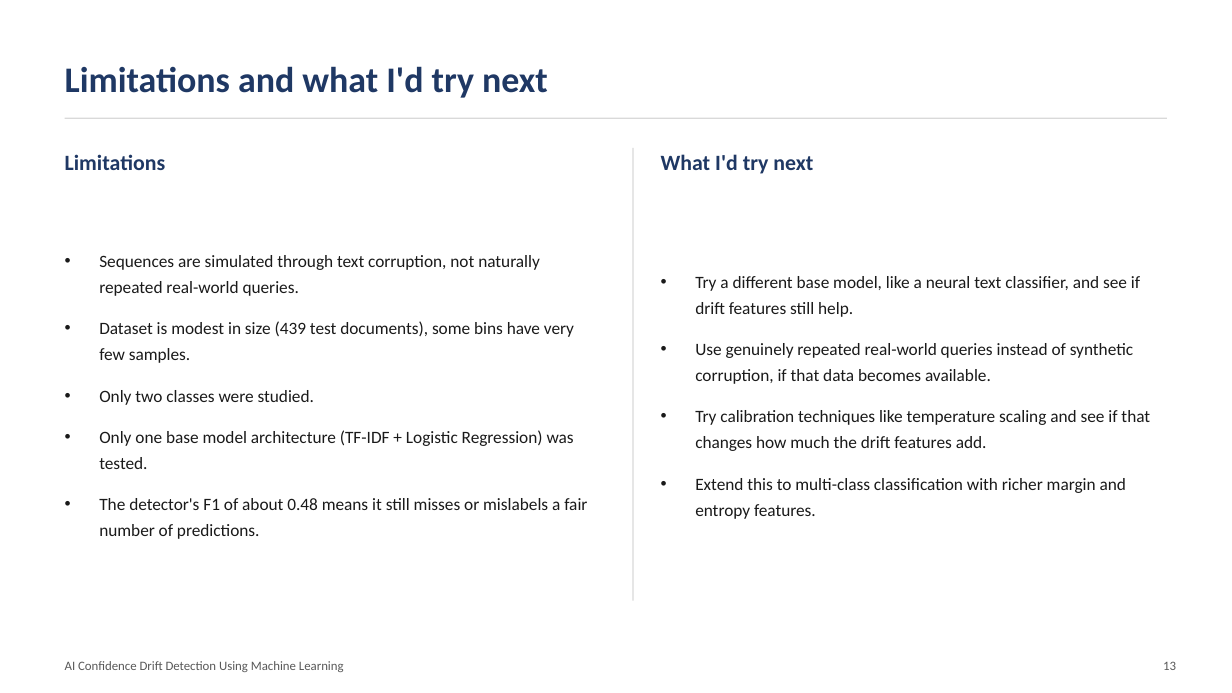
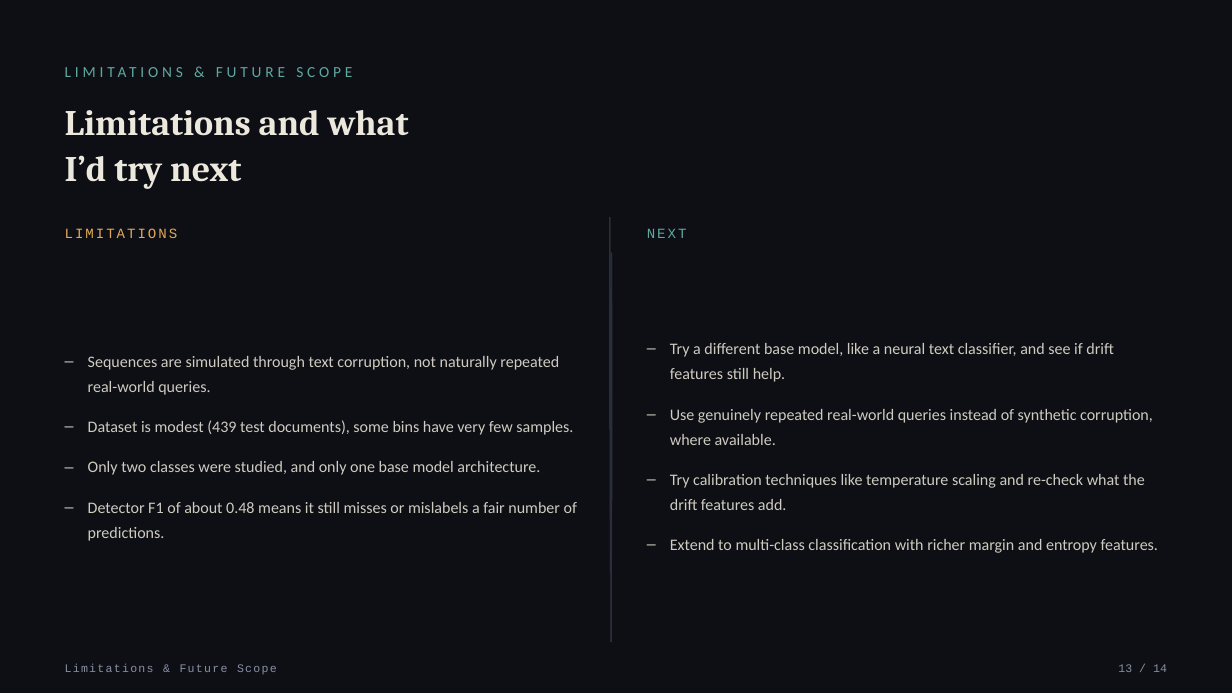
Before and after one commit to ahansardar/ai-confidence-drift, a slide deck: slide 13 of reports/presentation/AI_Confidence_Drift_Presentation.pptx. Drawn at 1232x693 pixels with LibreOffice and Linux fonts; fonts in the diff are those of the drawing. Boxes give left, top, right and bottom in pixels: in the first picture for what was removed or moved away, otherwise in the second. Text is boxed around its words. In the diff, an @@ line names an element or a change of style, - is before the commit and + after.

Commit message:
Redesign presentation with a data-driven visual identity
Dark 'signal trace' theme built around the project's actual subject:
real confidence sequences drawn as sparkline polylines throughout
(hero graphic, problem illustrations, pipeline path, findings, closing
visual), instead of generic cards or stock icons. Mixed typography
(Cambria display serif, Calibri body, Courier New for data/metrics)
and an amber/teal accent pair replace the previous plain layout.

```diff
--- a/reports/presentation/AI_Confidence_Drift_Presentation.pptx
+++ b/reports/presentation/AI_Confidence_Drift_Presentation.pptx
@@ background #FFFFFF to #0D0F14 @@
@@ text at (x1=65, y1=110, x2=409, y2=189): text changed; font Calibri to Cambria; text colour #1F3864 to #ECE8DE @@
-Limitations and what I'd try next
+Limitations and what
+I’d try next
@@ line removed from (65, 118) to (1167, 118) @@
@@ text added at (x1=65, y1=110, x2=251, y2=136), 12 pt, text #5FA8A0 @@
+LIMITATIONS & FUTURE SCOPE
@@ text removed at (x1=661, y1=154, x2=813, y2=174) @@
-What I'd try next
@@ text at (x1=65, y1=228, x2=178, y2=238): text changed; size 17 to 11 pt; font Calibri to Courier New; text colour #1F3864 to #E3A857; bold off @@
-Limitations
+LIMITATIONS
@@ line moved from (633, 148) - (633, 601) to (610, 217) - (610, 430) @@
@@ line (610, 217) - (610, 430): stroke #D9D9D9 1 pt to #2A2E3A 1.25 pt @@
@@ text added at (x1=647, y1=228, x2=687, y2=238), 11 pt, text #5FA8A0 @@
+NEXT
@@ text "Sequences are simulated through text ..." moved from (x1=99, y1=255, x2=587, y2=539) to (x1=88, y1=356, x2=577, y2=541) @@
@@ line added from (611, 642) to (612, 252), #2A2E3A 1.25 pt @@
@@ line added from (612, 252) to (612, 501), #2A2E3A 1.25 pt @@
@@ text "Try a different base model, ..." moved from (x1=695, y1=276, x2=1150, y2=519) to (x1=670, y1=343, x2=1158, y2=553) @@
@@ line added from (610, 430) to (611, 288), #2A2E3A 1.25 pt @@
@@ line added from (611, 288) to (611, 571), #2A2E3A 1.25 pt @@
@@ text at (x1=88, y1=356, x2=559, y2=395): size 13.5 to 12.5 pt, text colour #1A1A1A to #CFCBC0 in "Sequences are simulated through text corruption, not ..."; bullet • to –; line spacing 1.25 to 1.3 @@
@@ line added from (611, 571) to (611, 359), #2A2E3A 1.25 pt @@
@@ line added from (611, 359) to (611, 642), #2A2E3A 1.25 pt @@
@@ text at (x1=670, y1=343, x2=1114, y2=382): size 13.5 to 12.5 pt, text colour #1A1A1A to #CFCBC0 in "Try a different base model, like a ..."; bullet • to –; line spacing 1.25 to 1.3 @@
@@ text at (x1=670, y1=409, x2=1158, y2=553): text changed; size 13.5 to 12.5 pt; text colour #1A1A1A to #CFCBC0 @@
-• Use genuinely repeated real-world queries instead of synthetic corruption, if that data becomes available.
-• Try calibration techniques like temperature scaling and see if that changes how much the drift features add.
-• Extend this to multi-class classification with richer margin and entropy features.
+– Use genuinely repeated real-world queries instead of synthetic corruption, where available.
+– Try calibration techniques like temperature scaling and re-check what the drift features add.
+– Extend to multi-class classification with richer margin and entropy features.
@@ text at (x1=88, y1=420, x2=577, y2=541): text changed; size 13.5 to 12.5 pt; text colour #1A1A1A to #CFCBC0 @@
-• Dataset is modest in size (439 test documents), some bins have very few samples.
-• Only two classes were studied.
-• Only one base model architecture (TF-IDF + Logistic Regression) was tested.
-• The detector's F1 of about 0.48 means it still misses or mislabels a fair number of predictions.
+– Dataset is modest (439 test documents), some bins have very few samples.
+– Only two classes were studied, and only one base model architecture.
+– Detector F1 of about 0.48 means it still misses or mislabels a fair number of predictions.
@@ text removed at (x1=65, y1=661, x2=344, y2=672) @@
-AI Confidence Drift Detection Using Machine Learning
@@ text added at (x1=65, y1=664, x2=277, y2=674), 9 pt, text #8890A4 @@
+Limitations & Future Scope
@@ text at (x1=1118, y1=664, x2=1167, y2=672): text changed; size 10 to 9 pt; font Calibri to Courier New; text colour #595959 to #8890A4 @@
-13
+13 / 14
```
Also in this commit, not shown: 11 other slides changed, 2 slides added, 2 slides removed.
